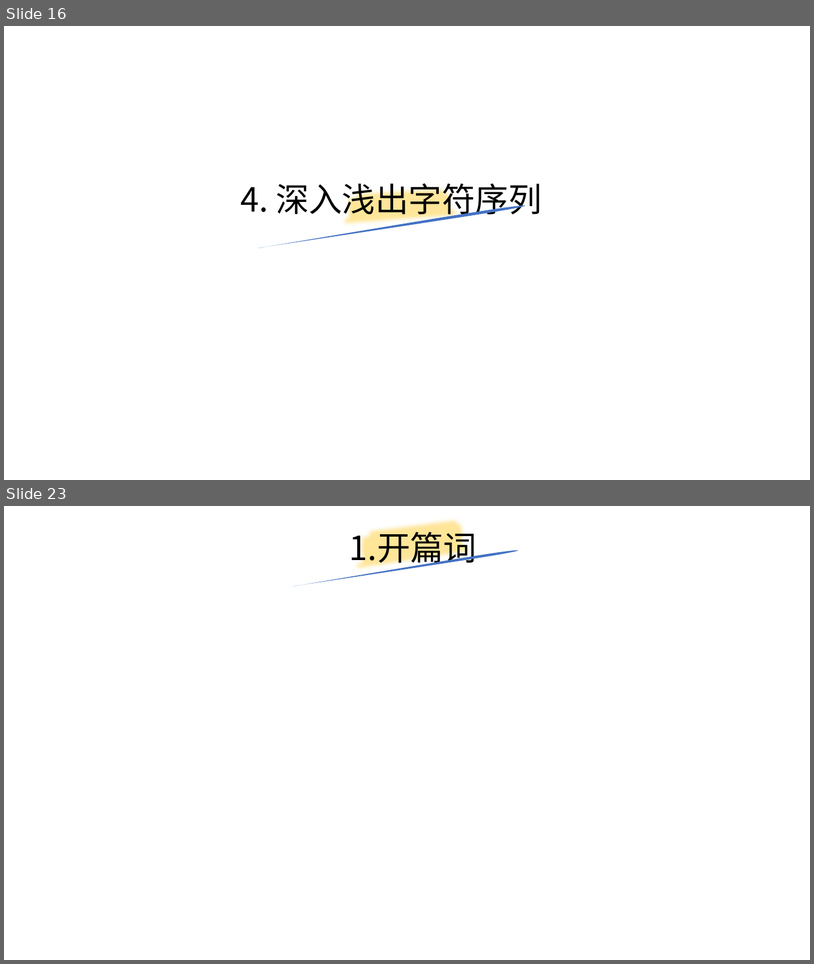
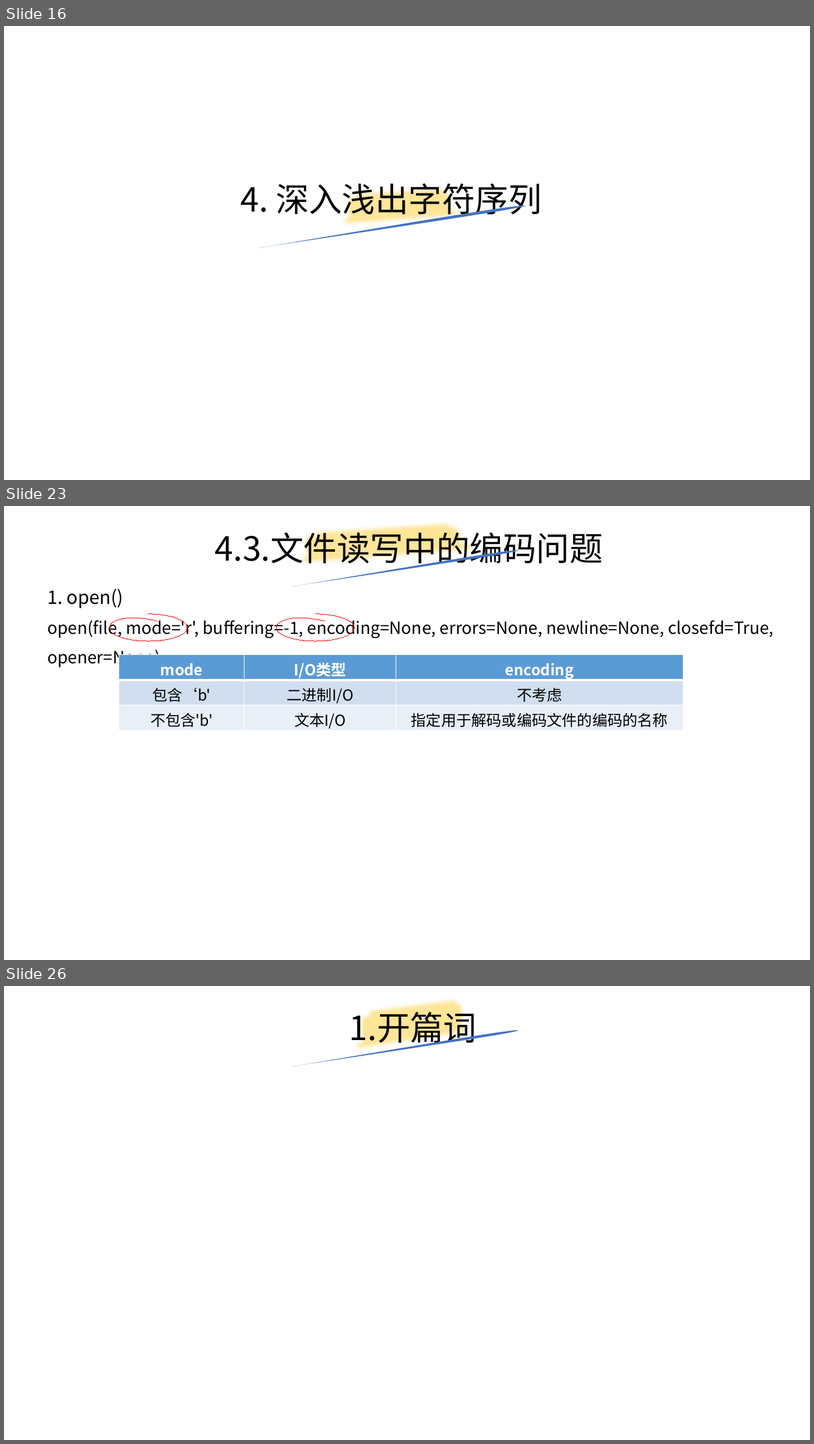
Before and after one commit to yiwenliu/CorePython, a slide deck: PPT/CorePython.pptx. Shown one above the other, each under a label of ours: slides 16 and 23 before the commit, slides 16, 23 and 26 after it; the slides between them are not shown. The pictures are 814x964 and 814x1444 pixels, drawn with LibreOffice and Linux fonts; fonts in the diff are those of the drawing. Boxes give left, top, right and bottom in pixels: in the first picture for what was removed or moved away, otherwise in the second. Text is boxed around its words. In the diff, an @@ line names an element or a change of style, - is before the commit and + after.

```diff
--- a/PPT/CorePython.pptx
+++ b/PPT/CorePython.pptx
@@ slide 23 added at [4,506,810,960], background #FFFFFF @@
@@ freeform shape added at [299,514,477,574], outline #FFE699 16 pt @@
@@ title added at [215,527,603,569], 39.6 pt, text #000000 @@
+4.3.文件读写中的编码问题
@@ freeform shape added at [292,549,519,586], fill #4472C4 @@
@@ text added at [47,589,774,668], 20 pt, text #000000 @@
+1. open()
+open(file, mode='r', buffering=-1, encoding=None, errors=None, newline=None, closefd=True, opener=None)
@@ freeform shape added at [109,613,188,641], outline #FF0000 0.75 pt @@
@@ freeform shape added at [277,613,355,641], outline #FF0000 0.75 pt @@
@@ table added at [119,655,683,731], 3 rows, 3 columns @@
+mode | I/O类型 | encoding
+包含‘b' | 二进制I/O | 不考虑
+不包含'b' | 文本I/O | 指定用于解码或编码文件的编码的名称
@@ what was slide 23 is now slide 26 @@
```
Also in this commit, not shown: 5 slides changed, 3 other slides added, 1 slide removed, 1 other file.
